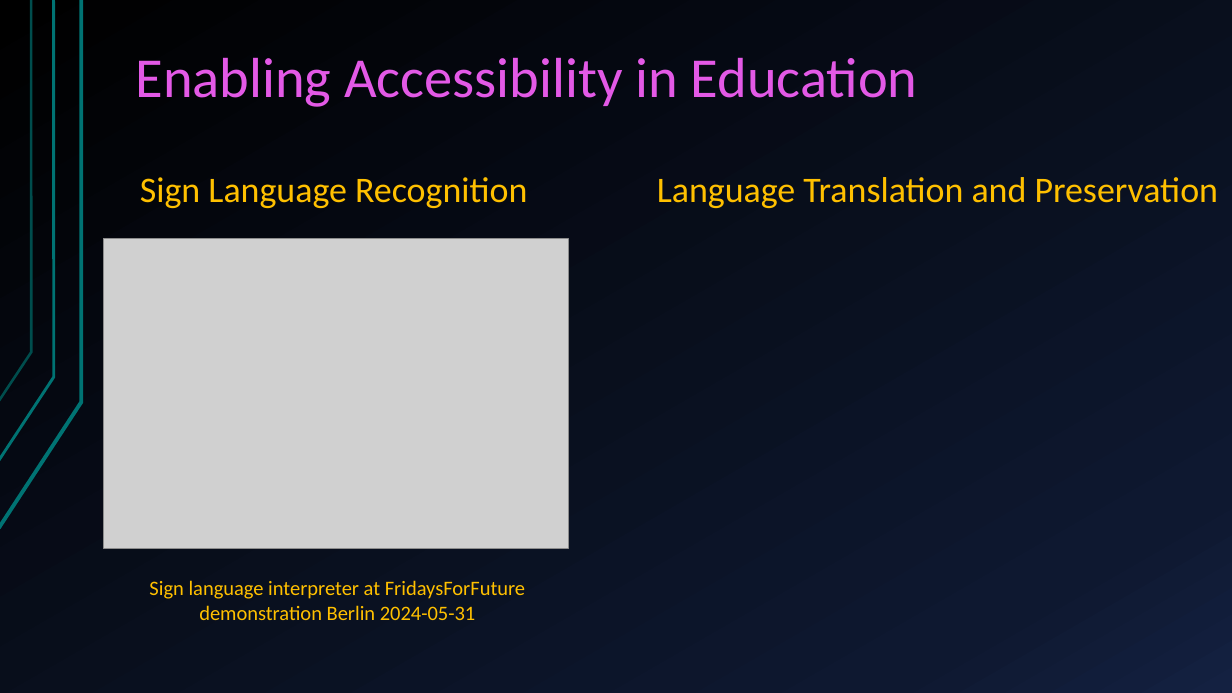
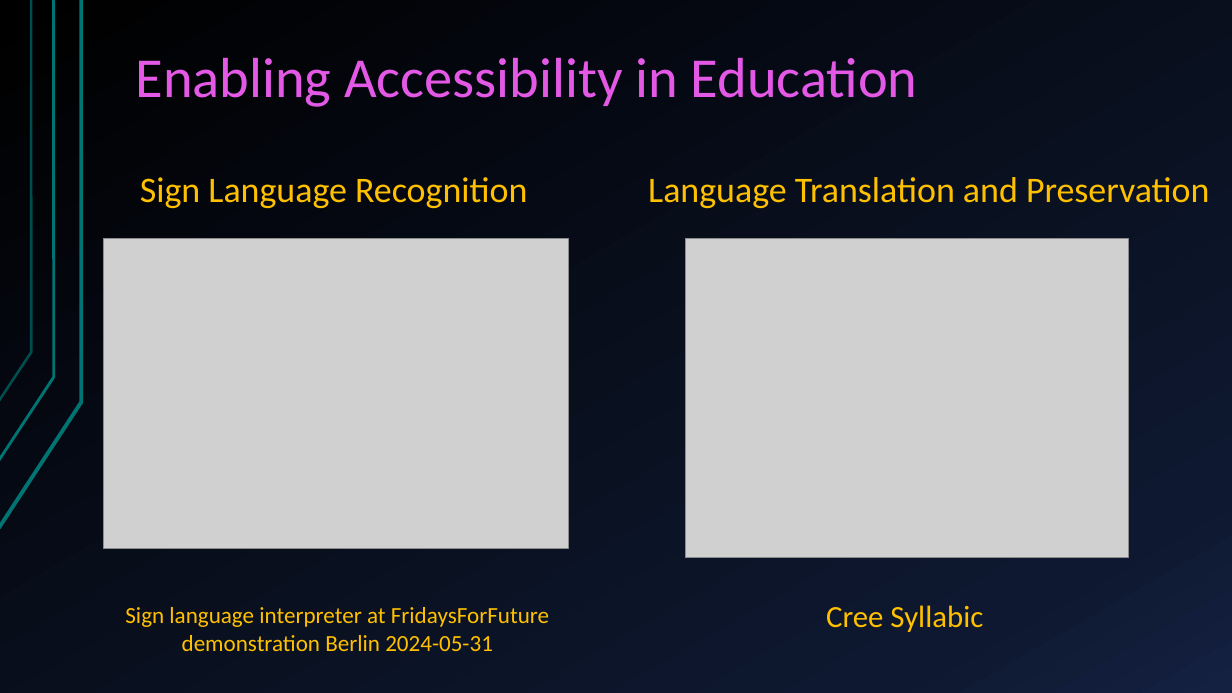
Before and after one commit to Mivenya/lt_presentation, a slide deck: slide 7 of lt_presentation/MWLightning.pptx (slide 5 before the commit). Drawn at 1232x693 pixels with LibreOffice and Linux fonts; fonts in the diff are those of the drawing; grey boxes stand for pictures. Boxes give left, top, right and bottom in pixels: in the first picture for what was removed or moved away, otherwise in the second. Text is boxed around its words. In the diff, an @@ line names an element or a change of style, - is before the commit and + after.

Commit message:
updates to slides

```diff
--- a/lt_presentation/MWLightning.pptx
+++ b/lt_presentation/MWLightning.pptx
@@ text "Language Translation and Preservation": place and size @@
-text "Language Translation and Preservation" at (657,177,1218,208)
+text "Language Translation and Preservation" at (648,177,1209,208)
@@ picture added at (685,238,1128,557) @@
@@ text "Sign language interpreter at FridaysForFuture ...": place and size @@
-text "Sign language interpreter at FridaysForFuture ..." at (149,580,525,620)
+text "Sign language interpreter at FridaysForFuture ..." at (125,607,549,651)
@@ text "Sign language interpreter at FridaysForFuture ..." at (125,607,549,651): size 16 to 18 pt @@
@@ text added at (826,605,983,632), 24 pt, text #FFC000 @@
+Cree Syllabic
```
Also in this commit, not shown: 3 slides added, 9 slides removed.
